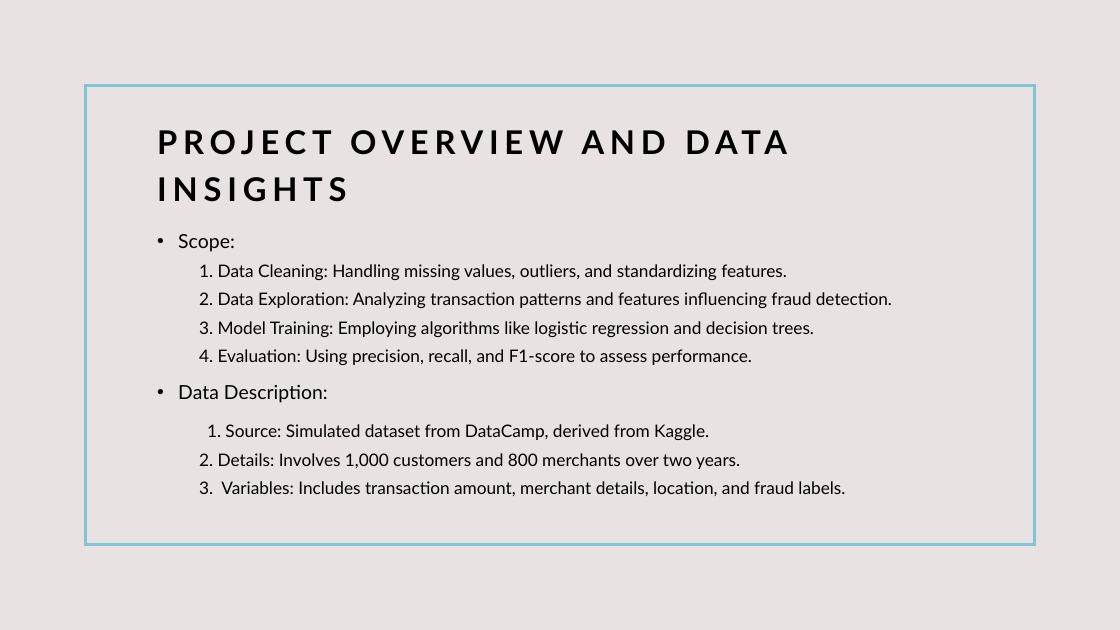
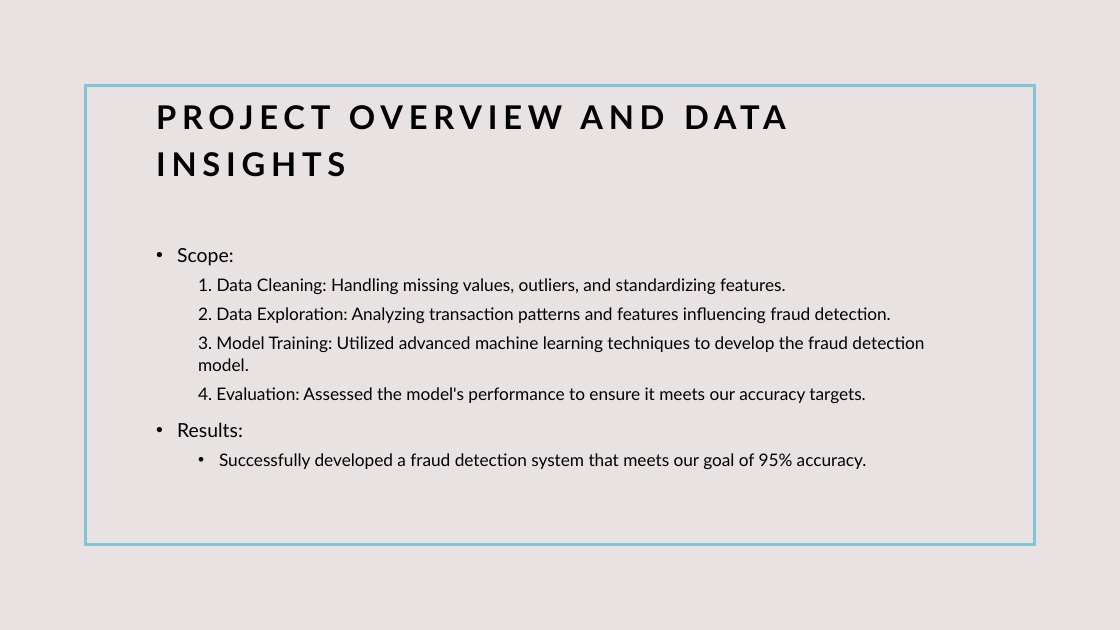
Before and after one commit to AfnanAbdullahi/Capstone_2_Fraud_Detection, a slide deck: slide 3 of Capstone_2_SlideDeck.pptx. Drawn at 1120x630 pixels with LibreOffice and Linux fonts; fonts in the diff are those of the drawing. Boxes give left, top, right and bottom in pixels: in the first picture for what was removed or moved away, otherwise in the second. Text is boxed around its words. In the diff, an @@ line names an element or a change of style, - is before the commit and + after.

```diff
--- a/Capstone_2_SlideDeck.pptx
+++ b/Capstone_2_SlideDeck.pptx
@@ title "PROJECT OVERVIEW AND DATA INSIGHTS": place and size @@
-title "PROJECT OVERVIEW AND DATA INSIGHTS" at (218,264,613,305)
+title "PROJECT OVERVIEW AND DATA INSIGHTS" at (216,278,611,320)
@@ text "Scope:": place and size @@
-text "Scope:" at (178,234,892,496)
+text "Scope:" at (177,248,924,469)
@@ text at (177,336,924,469): text changed @@
-  3. Model Training: Employing algorithms like logistic regression and decision trees.
-  4. Evaluation: Using precision, recall, and F1-score to assess performance.
-• Data Description:
-1. Source: Simulated dataset from DataCamp, derived from Kaggle.
-  2. Details: Involves 1,000 customers and 800 merchants over two years.
-  3. Variables: Includes transaction amount, merchant details, location, and fraud labels.
+  3. Model Training: Utilized advanced machine learning techniques to develop the fraud detection model.
+  4. Evaluation: Assessed the model's performance to ensure it meets our accuracy targets.
+• Results:
+  • Successfully developed a fraud detection system that meets our goal of 95% accuracy.
```
Also in this commit, not shown: 7 other slides changed, 3 slides added, 12 slides removed.
